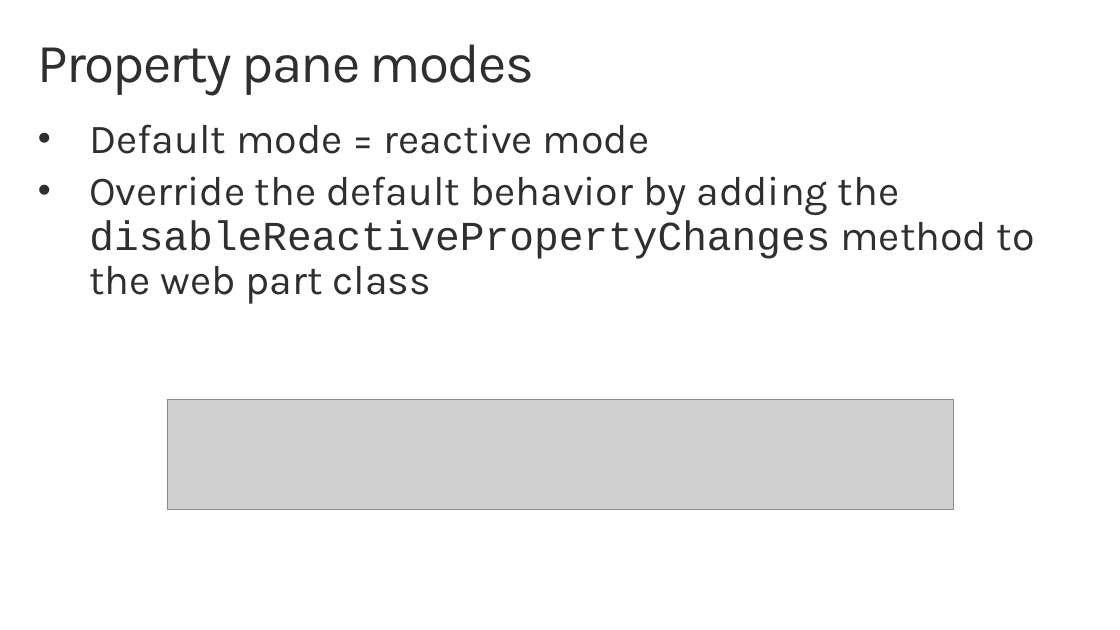
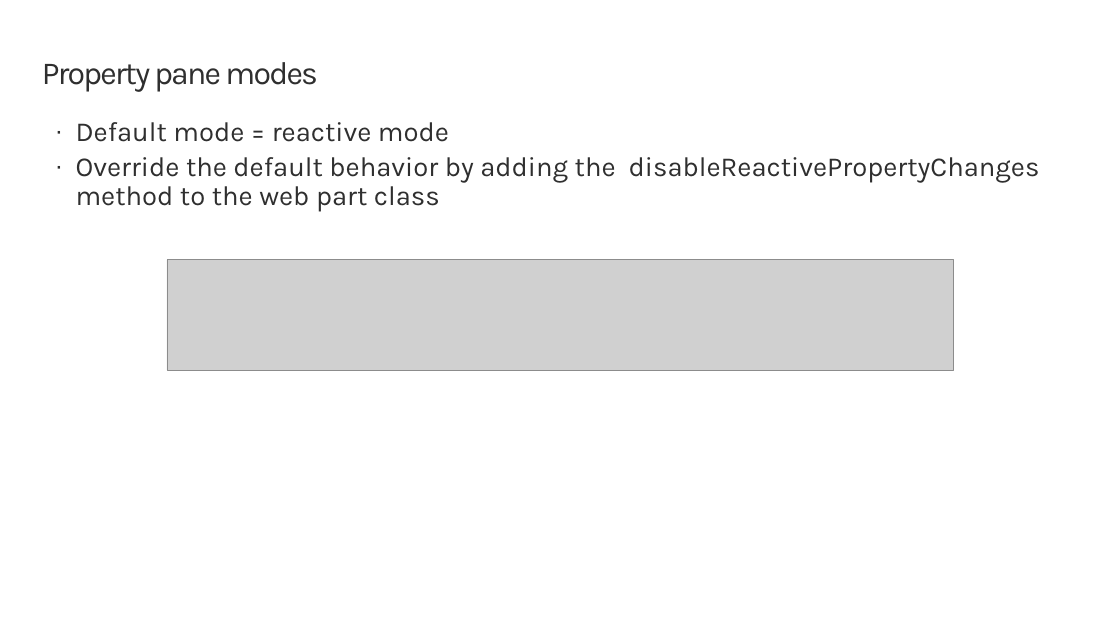
Before and after one commit to SharePoint/sp-dev-training-spfx-webpart-proppane, a slide deck: slide 7 of 01 intro.pptx. Drawn at 1120x630 pixels with LibreOffice and Linux fonts; fonts in the diff are those of the drawing; grey boxes stand for pictures; background and template pictures are left out. Boxes give left, top, right and bottom in pixels: in the first picture for what was removed or moved away, otherwise in the second. Text is boxed around its words. In the diff, an @@ line names an element or a change of style, - is before the commit and + after.

```diff
--- a/01 intro.pptx
+++ b/01 intro.pptx
@@ title "Property pane modes" moved from (x1=38, y1=44, x2=534, y2=96) to (x1=42, y1=62, x2=318, y2=92) @@
@@ title "Property pane modes" at (x1=42, y1=62, x2=318, y2=92): size 48 to 28 pt @@
@@ text "Default mode = reactive mode" moved from (x1=89, y1=124, x2=1035, y2=304) to (x1=76, y1=122, x2=1040, y2=212) @@
@@ text "Default mode = reactive mode" at (x1=76, y1=122, x2=1040, y2=212): size 36 to 24 pt; font Courier New to Karla in "disableReactivePropertyChanges"; bullet • to ·; less space between paragraphs @@
@@ picture moved from (x1=167, y1=399, x2=954, y2=510) to (x1=167, y1=260, x2=954, y2=371) @@
```
Also in this commit, not shown: 7 other slides changed, 2 other files.
